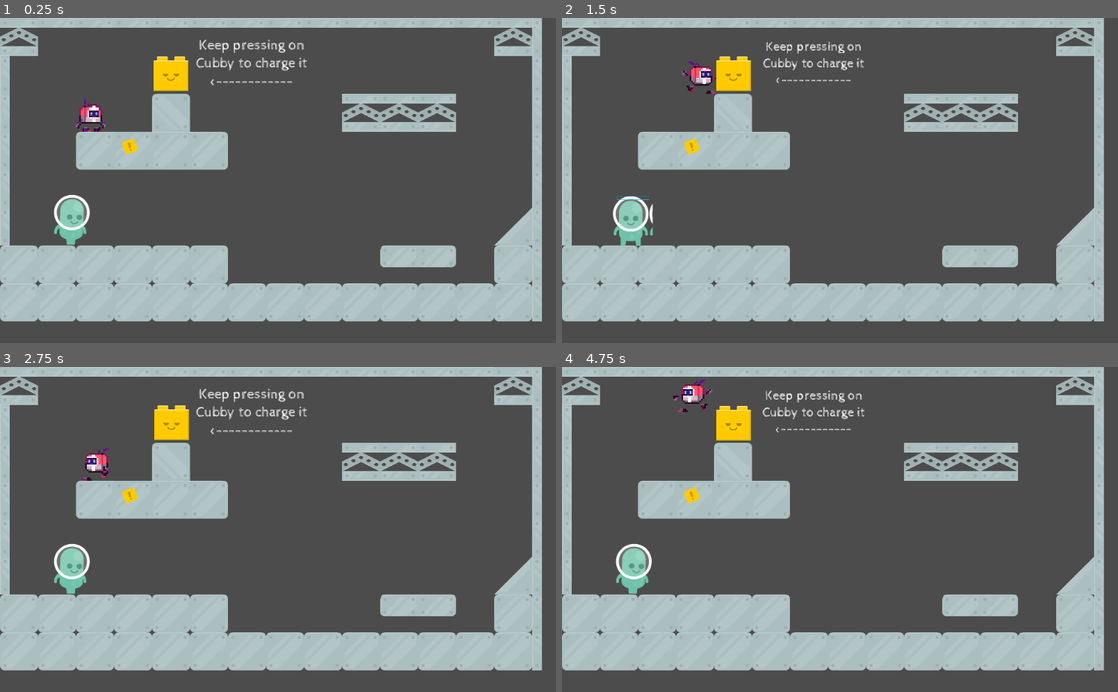
Above: before the commit, frames 1-4 (two rows, left to right).
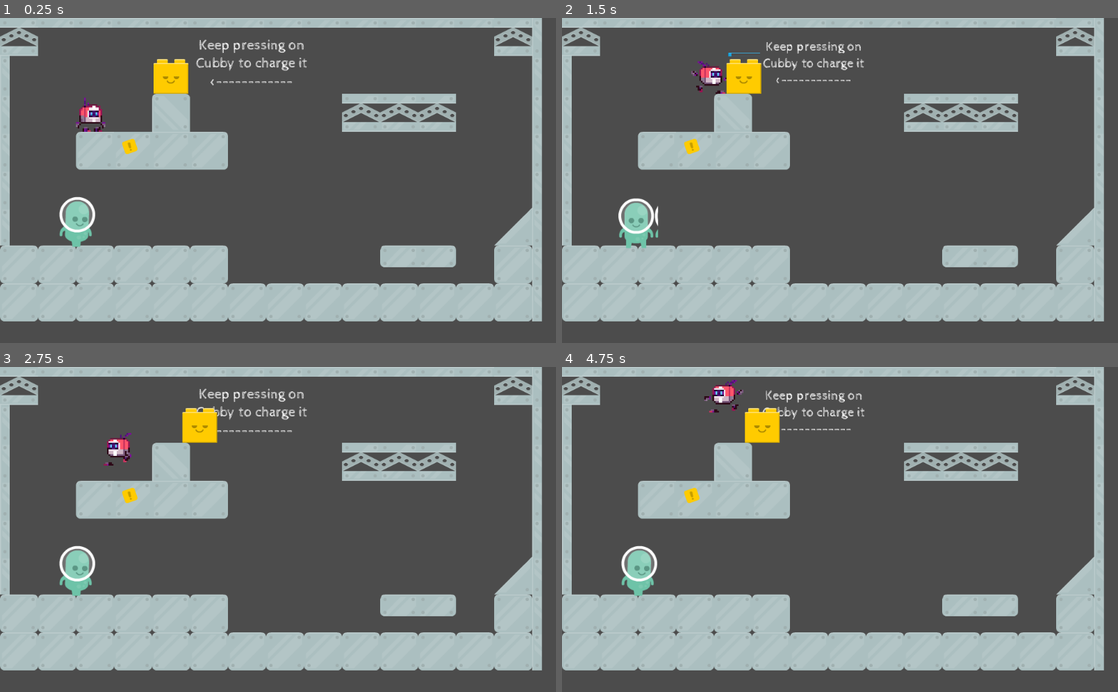
Above: after the commit, the same moments.

Repository: jjramos-dev/Brackeys2020-4
Game: Godot game, scene res://Puppets/Puppet1/Puppet1TestJuanjo.tscn
Same seed, same stepped clock (60 frames per second), same inputs: the game is played once before the commit and once after it. This scene is started directly instead of the project's main scene.
Inputs (mouse positions are in pixels of both pictures, inside the frame that each line leads up to):
- Up to frame 1 (0.25 s): no input
- Up to frame 2 (1.5 s): move the mouse to (734, 73) at 0.52 s; hold S (rewind, bound only after the commit) 0.53-1.28 s; hold Right (right) from 0.53 s (still down); click (734, 73) at 0.67 s; tap Space (jump) at 0.77, 0.8, 1.07, 1.35 s; move the mouse to (634, 219) at 1.27 s; click (634, 219) at 1.42 s
- Up to frame 3 (2.75 s): tap Space (jump) at 1.52, 1.82, 2.3 s; tap S (rewind, bound only after the commit) at 1.55 s; move the mouse to (333, 458) at 2.02 s; release Right (right) at 2.03 s; hold Left (left) from 2.03 s (still down); hold S (rewind, bound only after the commit) from 2.03 s (still down)
- Up to frame 4 (4.75 s): move the mouse to (812, 594) at 2.77 s; release Left (left) at 2.78 s; release S (rewind, bound only after the commit) at 2.78 s; hold Right (right) 2.78-4.28 s; tap S (rewind, bound only after the commit) at 2.85, 4.35 s; click (812, 594) at 2.92 s; tap Space (jump) at 3.02, 3.32, 3.6, 3.77, 4.07, 4.52 s; move the mouse to (1006, 578) at 3.52 s; move the mouse to (673, 480) at 4.27 s; hold Left (left) from 4.28 s (still down)

The runs differ from the first frame. In frame 1, 0.9% of the frame differs, in the area x 9-34%, y 11-71%; in frame 2, 1.7%; in frame 3, 2.3%; in frame 4, 2.4%, in the area x 9-40%, y 3-71%.

Commit message:
Bar appears when next to charger. Fixed gravity initialization of puppet

Diff:
--- a/Game/Puppets/Puppet1/Puppet1.gd
+++ b/Game/Puppets/Puppet1/Puppet1.gd
@@ -6,6 +6,8 @@
 	pass # Replace with function body.
 
 func _physics_process(delta):
+
+	._physics_process(delta)
 
 #	if recharging:
 #		state=STATE.RECHARGING
--- a/Game/Puppets/Puppet1/Puppet1.tscn
+++ b/Game/Puppets/Puppet1/Puppet1.tscn
@@ -54,6 +54,7 @@
 
 [node name="Puppet1" instance=ExtResource( 1 )]
 script = ExtResource( 3 )
+jump_height_step = 120.0
 
 [node name="Sprite" parent="." index="0"]
 texture = ExtResource( 2 )
--- a/Game/Puppets/Puppet1/Puppet1TestJuanjo.tscn
+++ b/Game/Puppets/Puppet1/Puppet1TestJuanjo.tscn
@@ -488,7 +488,7 @@
 position = Vector2( 315, 103.349 )
 
 [node name="Puppet1" parent="Machines" instance=ExtResource( 6 )]
-position = Vector2( 130, 373 )
+position = Vector2( 140, 340 )
 
 [node name="Sounds" type="Node" parent="."]
 
--- a/Game/Puppets/PuppetGeneric/Puppet.gd
+++ b/Game/Puppets/PuppetGeneric/Puppet.gd
@@ -18,7 +18,8 @@
 export var jump_height_step := 20.0
 export var time_jump_apex := 0.4
 
-var jump_height : float
+
+var jump_height : float = 120.0
 
 var direction : float = 1.0
 var gravity : float
@@ -29,6 +30,7 @@
 var in_the_air=false
 var energy=0
 
+var next_to_charger=false
 
 var recharging=false;
 
@@ -47,6 +49,7 @@
 	else:
 		velocity.y += gravity * delta
 
+
 	if state==STATE.RECHARGING:
 		recharge(delta*recharge_rate)
 
@@ -63,7 +66,7 @@
 	"""
 
 
-	if energy>0:
+	if energy>0 or next_to_charger:
 		$TextureProgress.visible=true
 		update_bar(energy)
 	else:
@@ -95,12 +98,13 @@
 	velocity = move_and_slide(velocity,Vector2.UP)
 
 func recharge(amount):
-	state=STATE.RECHARGING
-	energy=energy+amount
-#	if energy > max_energy_charged:
-#		max_energy_charged = energy
-	if energy>max_energy:
-		energy=max_energy
+	if next_to_charger:
+		state=STATE.RECHARGING
+		energy=energy+amount
+#		if energy > max_energy_charged:
+#			max_energy_charged = energy
+		if energy>max_energy:
+			energy=max_energy
 
 
 # If is touchable, we can put energy in the Puppet:
@@ -123,6 +127,8 @@
 			if body.has_method("set_rewind_toy"):
 				body.set_rewind_toy(self)
 
+			next_to_charger=true
+
 #			# Does the variable "charging" exist?
 #			if body.has_method("is_rewinding"):
 #				if body.is_rewinding():
@@ -136,11 +142,12 @@
 		if body.has_method("set_rewind_toy"):
 			body.set_rewind_toy(null)
 
-#		if body.has_method("is_rewinding"):
-#			if energy>0:
-#				state=STATE.DISCHARGING
-#			else:
-#				state=STATE.IDLE
+			next_to_charger=false
+
+			if energy>0:
+				state=STATE.DISCHARGING
+			else:
+				state=STATE.IDLE
 
 func set_recharging(recharge_):
 	if recharge_:
--- a/Game/project.godot
+++ b/Game/project.godot
@@ -56,11 +56,17 @@
 "deadzone": 0.5,
 "events": [ Object(InputEventKey,"resource_local_to_scene":false,"resource_name":"","device":0,"alt":false,"shift":false,"control":false,"meta":false,"command":false,"pressed":false,"scancode":32,"unicode":0,"echo":false,"script":null)
 , Object(InputEventJoypadButton,"resource_local_to_scene":false,"resource_name":"","device":0,"button_index":0,"pressure":0.0,"pressed":false,"script":null)
+, Object(InputEventKey,"resource_local_to_scene":false,"resource_name":"","device":0,"alt":false,"shift":false,"control":false,"meta":false,"command":false,"pressed":false,"scancode":87,"unicode":0,"echo":false,"script":null)
  ]
 }
 restart={
 "deadzone": 0.5,
 "events": [ Object(InputEventKey,"resource_local_to_scene":false,"resource_name":"","device":0,"alt":false,"shift":false,"control":false,"meta":false,"command":false,"pressed":false,"scancode":82,"unicode":0,"echo":false,"script":null)
+ ]
+}
+rewind={
+"deadzone": 0.5,
+"events": [ Object(InputEventKey,"resource_local_to_scene":false,"resource_name":"","device":0,"alt":false,"shift":false,"control":false,"meta":false,"command":false,"pressed":false,"scancode":83,"unicode":0,"echo":false,"script":null)
  ]
 }
 
